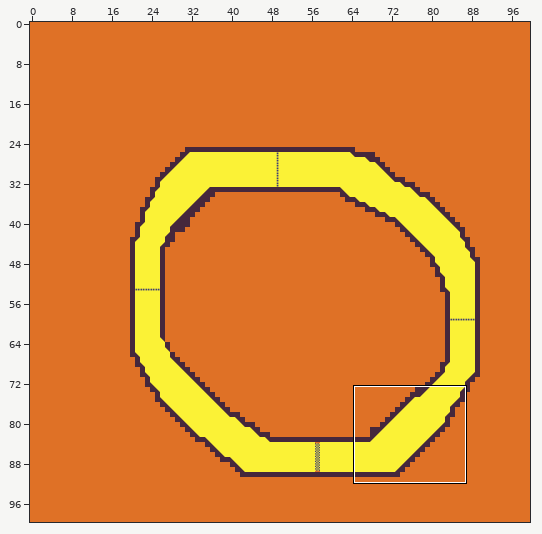
Two versions of a level (Tiled map, assets/maps/Hot-Potato.tmx). The first picture is a wide view before the edit; the outline marks the close-up.
Close-up. Old version:
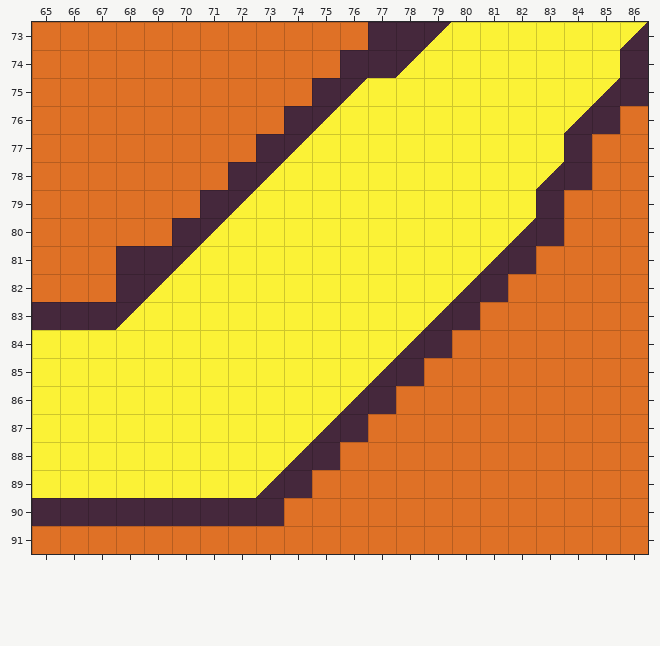
Cells are 32x32 px. Shown: x 65..86, y 73..91. The commit also changed other parts of the map, which this record leaves out.
Now the later version:
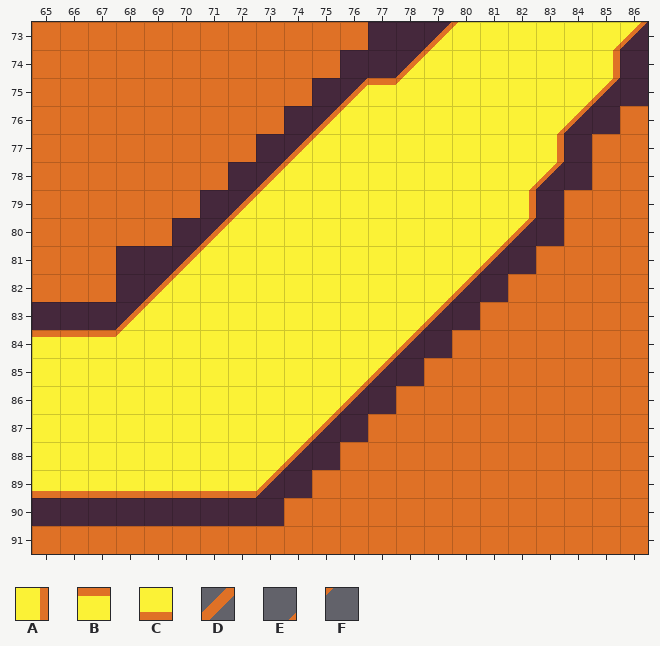
Key: from "testroad": A 3, B 8, C 9, D 27, E 29, F 30.
_ is an empty cell.
Edits made:
{"where": "layer \"dirt and checkpoints\""}
{"y":73,"x":79,"old":"__","new":"DF"}
{"y":73,"x":85,"old":"__","new":"ED"}
{"y":74,"x":78,"old":"__","new":"DF"}
{"y":74,"x":85,"old":"_","new":"A"}
{"y":75,"x":76,"old":"___","new":"DBF"}
{"y":75,"x":84,"old":"__","new":"ED"}
{"y":76,"x":75,"old":"__","new":"DF"}
{"y":76,"x":83,"old":"__","new":"ED"}
{"y":77,"x":74,"old":"__","new":"DF"}
{"y":77,"x":83,"old":"_","new":"A"}
{"y":78,"x":73,"old":"__","new":"DF"}
{"y":78,"x":82,"old":"__","new":"ED"}
{"y":79,"x":72,"old":"__","new":"DF"}
{"y":79,"x":82,"old":"_","new":"A"}
{"y":80,"x":71,"old":"__","new":"DF"}
{"y":80,"x":81,"old":"__","new":"ED"}
{"y":81,"x":70,"old":"__","new":"DF"}
{"y":81,"x":80,"old":"__","new":"ED"}
{"y":82,"x":69,"old":"__","new":"DF"}
{"y":82,"x":79,"old":"__","new":"ED"}
{"y":83,"x":68,"old":"__","new":"DF"}
{"y":83,"x":78,"old":"__","new":"ED"}
{"y":84,"x":65,"old":"____","new":"BBBF"}
{"y":84,"x":77,"old":"__","new":"ED"}
{"y":85,"x":76,"old":"__","new":"ED"}
{"y":86,"x":75,"old":"__","new":"ED"}
{"y":87,"x":74,"old":"__","new":"ED"}
{"y":88,"x":73,"old":"__","new":"ED"}
{"y":89,"x":65,"old":"_________","new":"CCCCCCCCD"}
